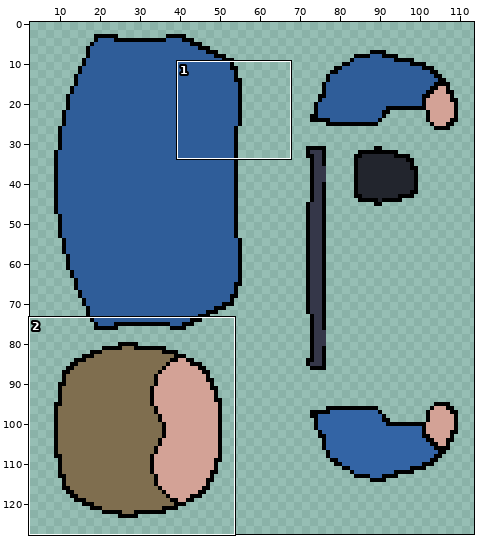
Two states of a sprite sheet, Assets/Sprites/Humans/Police-Parts.png. The first picture is a wide view before the edit; the outline marks the close-up.
Close-up. Before:
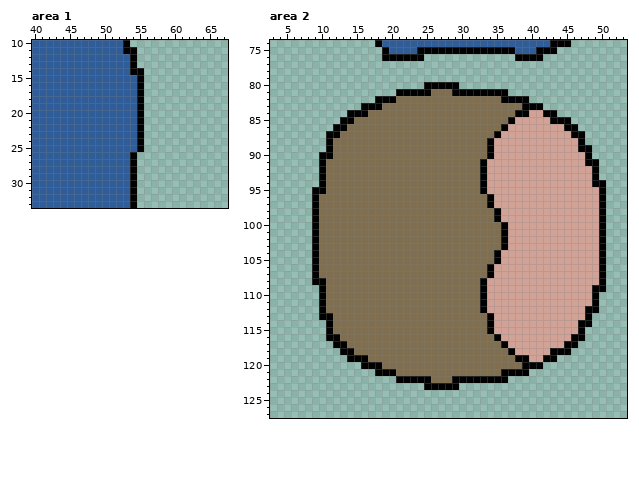
The file is 128x128 pixels. Pixels under 10% opacity are left out. Colours within 5 levels of each other are drawn and written as one. Shown: area 1: x 40..67, y 10..33; area 2: x 3..53, y 74..127. The wide view leaves out empty margins.
And afterwards:
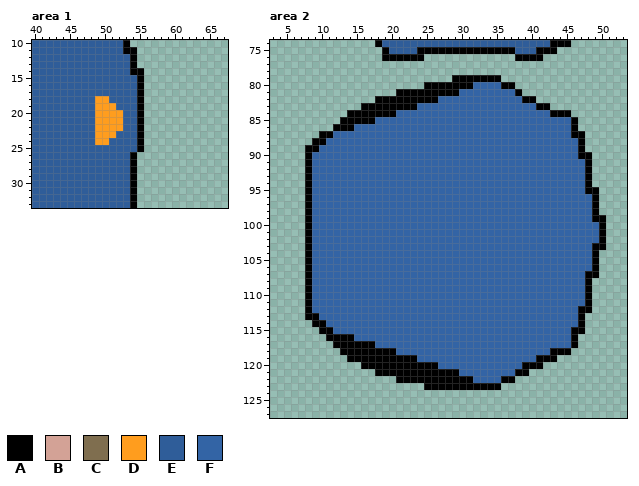
Palette (. is transparent): A #000000  B #d3a296  C #7f6e4f  D #ff9d1e  E #2f5d99  F #3364a5
From old to new:
Changed rows in their new state; - is an unchanged pixel.
Area 1:
first column x 49:
18 DD--
19 DDD-
20 DDDD
21 DDDD
22 DDDD
23 DDD-
24 DD--
Area 2:
first column x 8:
 79 ---------------------AAAAAAA---------------
 80 ----------------------AAFFFFAA-------------
 81 ------------------AAA-FFFFFFFFA------------
 82 -------------AAAAAAFFFFFFFFFFFF-A----------
 83 -----------AAAAAFFFFFFFFFFFFFFFFF-A--------
 84 ---------AAAAFFFFFFFFFFFFFFFFFFFFFF-AA-----
 85 -------AAAFFFFFFFFFFFFFFFFFFFFFFFFFFFFA----
 86 ------AFFFFFFFFFFFFFFFFFFFFFFFFFFFFFFF-----
 87 --A-FFFFFFFFFFFFFFFFFFFFFFFFFFFFFFFFFF-----
 88 -AAFFFFFFFFFFFFFFFFFFFFFFFFFFFFFFFFFFFF----
 89 AAFFFFFFFFFFFFFFFFFFFFFFFFFFFFFFFFFFFFF-.--
 90 AFFFFFFFFFFFFFFFFFFFFFFFFFFFFFFFFFFFFFFA---
 91 AFFFFFFFFFFFFFFFFFFFFFFFFFFFFFFFFFFFFFFF-.-
 92 AFFFFFFFFFFFFFFFFFFFFFFFFFFFFFFFFFFFFFFFA.-
 93 AFFFFFFFFFFFFFFFFFFFFFFFFFFFFFFFFFFFFFFFA.-
 94 AFFFFFFFFFFFFFFFFFFFFFFFFFFFFFFFFFFFFFFFA..
 95 AFFFFFFFFFFFFFFFFFFFFFFFFFFFFFFFFFFFFFFFAA.
 96 AFFFFFFFFFFFFFFFFFFFFFFFFFFFFFFFFFFFFFFFFA.
 97 AFFFFFFFFFFFFFFFFFFFFFFFFFFFFFFFFFFFFFFFFA.
 98 AFFFFFFFFFFFFFFFFFFFFFFFFFFFFFFFFFFFFFFFFA.
 99 AFFFFFFFFFFFFFFFFFFFFFFFFFFFFFFFFFFFFFFFFA-
100 AFFFFFFFFFFFFFFFFFFFFFFFFFFFFFFFFFFFFFFFFF-
101 AFFFFFFFFFFFFFFFFFFFFFFFFFFFFFFFFFFFFFFFFF-
102 AFFFFFFFFFFFFFFFFFFFFFFFFFFFFFFFFFFFFFFFFF-
103 AFFFFFFFFFFFFFFFFFFFFFFFFFFFFFFFFFFFFFFFFA-
104 AFFFFFFFFFFFFFFFFFFFFFFFFFFFFFFFFFFFFFFFFA.
105 AFFFFFFFFFFFFFFFFFFFFFFFFFFFFFFFFFFFFFFFFA.
106 AFFFFFFFFFFFFFFFFFFFFFFFFFFFFFFFFFFFFFFFFA.
107 AFFFFFFFFFFFFFFFFFFFFFFFFFFFFFFFFFFFFFFFAA.
108 AFFFFFFFFFFFFFFFFFFFFFFFFFFFFFFFFFFFFFFFA..
109 AFFFFFFFFFFFFFFFFFFFFFFFFFFFFFFFFFFFFFFFA..
110 AFFFFFFFFFFFFFFFFFFFFFFFFFFFFFFFFFFFFFFFA.-
111 AFFFFFFFFFFFFFFFFFFFFFFFFFFFFFFFFFFFFFFFA.-
112 AFFFFFFFFFFFFFFFFFFFFFFFFFFFFFFFFFFFFFFA-.-
113 AAFFFFFFFFFFFFFFFFFFFFFFFFFFFFFFFFFFFFFA.--
114 -AAFFFFFFFFFFFFFFFFFFFFFFFFFFFFFFFFFFFF-.--
115 --A-FFFFFFFFFFFFFFFFFFFFFFFFFFFFFFFFFFA----
116 -----AAFFFFFFFFFFFFFFFFFFFFFFFFFFFFFFF-.---
117 ------AAAAFFFFFFFFFFFFFFFFFFFFFFFFFFFF-----
118 -------AAAAAAFFFFFFFFFFFFFFFFFFFFFF--------
119 ---------AAAAAAAFFFFFFFFFFFFFFFFFA---------
120 -----------AAAAAAAAFFFFFFFFFFFF------------
121 -------------AAAAAAAAAFFFFFFFF-------------
122 ------------------AAA---FFFF-A-------------
123 ----------------------AAAAAA---------------
Changed places in both close-ups, as pixel boxes (x1, y1, x2, y2):
changed: (95, 96, 123, 145)
changed: (305, 75, 606, 390)
